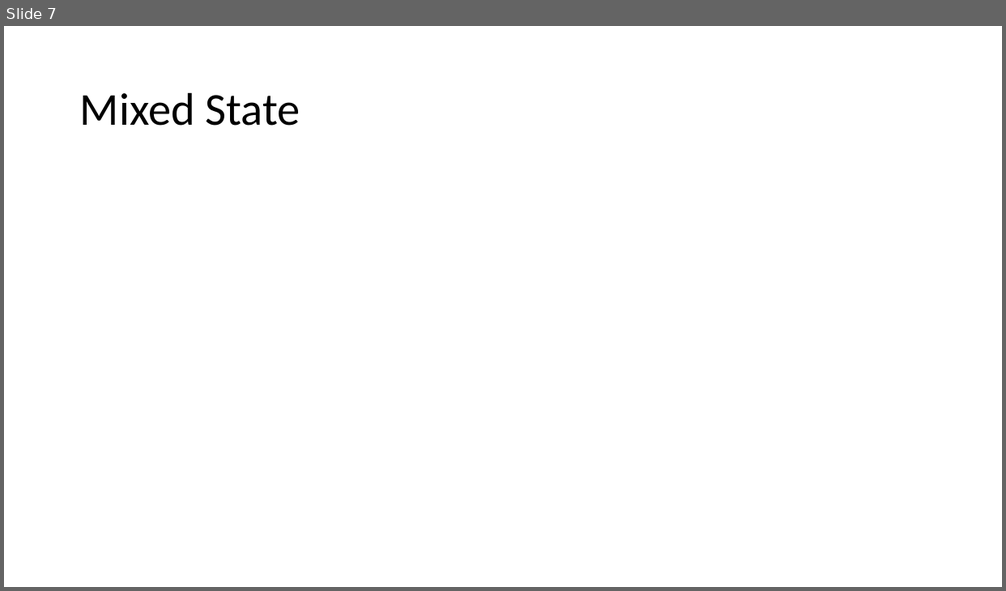
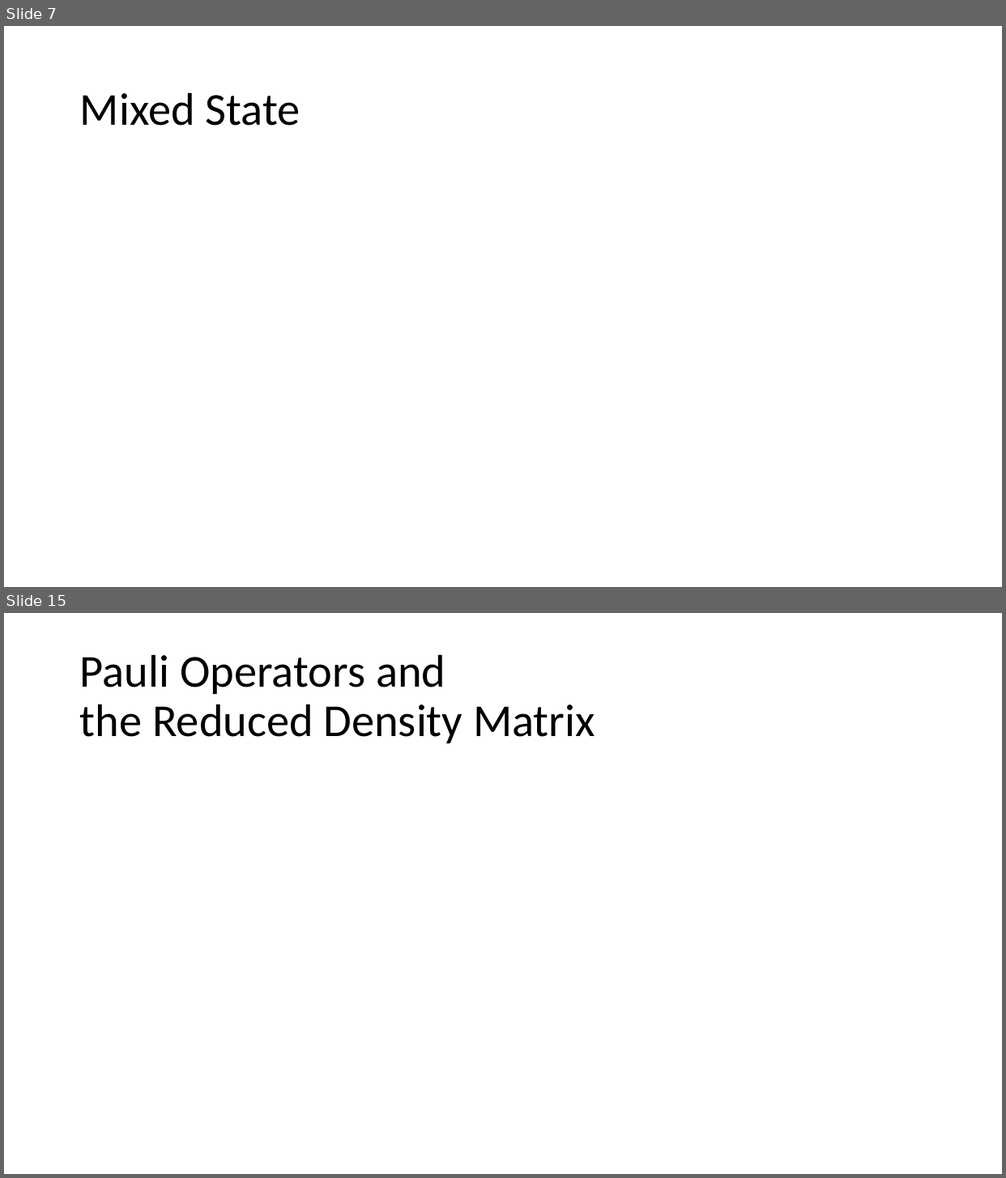
Before and after one commit to yuttai/Contextuality-and-Nonlocality-in-Discrete-Quantum-Theory, a slide deck: defense.pptx. Shown one above the other, each under a label of ours: slide 7 before the commit, slides 7 and 15 after it; the slides between them are not shown. The pictures are 1006x591 and 1006x1178 pixels, drawn with LibreOffice and Linux fonts; fonts in the diff are those of the drawing; grey boxes stand for pictures. Boxes give left, top, right and bottom in pixels: in the first picture for what was removed or moved away, otherwise in the second. Text is boxed around its words. In the diff, an @@ line names an element or a change of style, - is before the commit and + after.

```diff
--- a/defense.pptx
+++ b/defense.pptx
@@ slide 15 added at [4, 613, 1002, 1174], background #FFFFFF @@
@@ title added at [80, 654, 595, 743], 44 pt, text #000000 @@
+Pauli Operators and
+the Reduced Density Matrix
```
Also in this commit, not shown: 1 slide changed, 6 other slides added, 4 other files.
